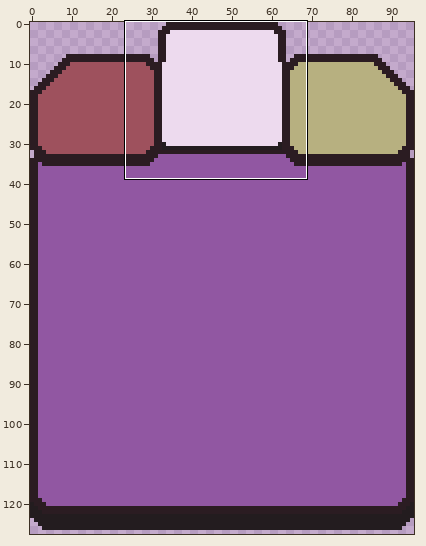
Pixel-art file -- Assets/Sprites/UI/TokenBorder.aseprite. The first picture is a wide view before the edit; the outline marks the close-up.
Close-up. As it was:
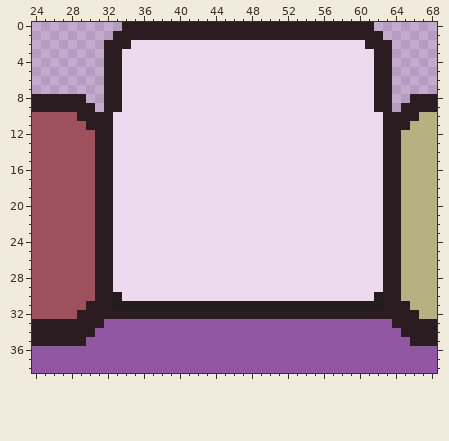
96x128 pixels, 1 frame. Shown: x 24..68, y 0..38.
New version:
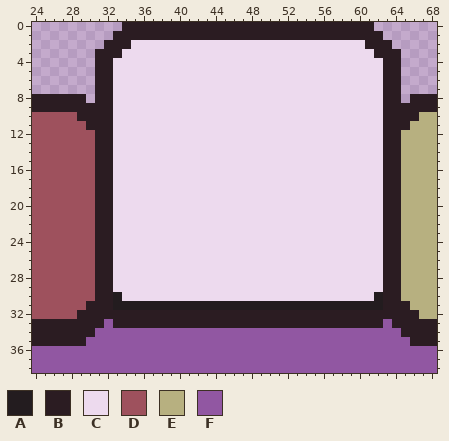
Palette (. is transparent): A #231c1f  B #2b1c22  C #eddaee  D #9e515d  E #b7b080  F #9157a2
Message: Another font, token card sketches
The exact change:
There is now colour B in rows 3 to 9 at x 31 and 64.
The edit turns colour F into colour B in row 33 at x 33 to 62.
The edit turns colour B into colour C in rows 4 to 9 at x 33 and 62.
Changed places in both close-ups, as pixel boxes (x1, y1, x2, y2):
changed: (95, 49, 122, 112)
changed: (374, 49, 401, 112)
changed: (113, 319, 383, 328)
